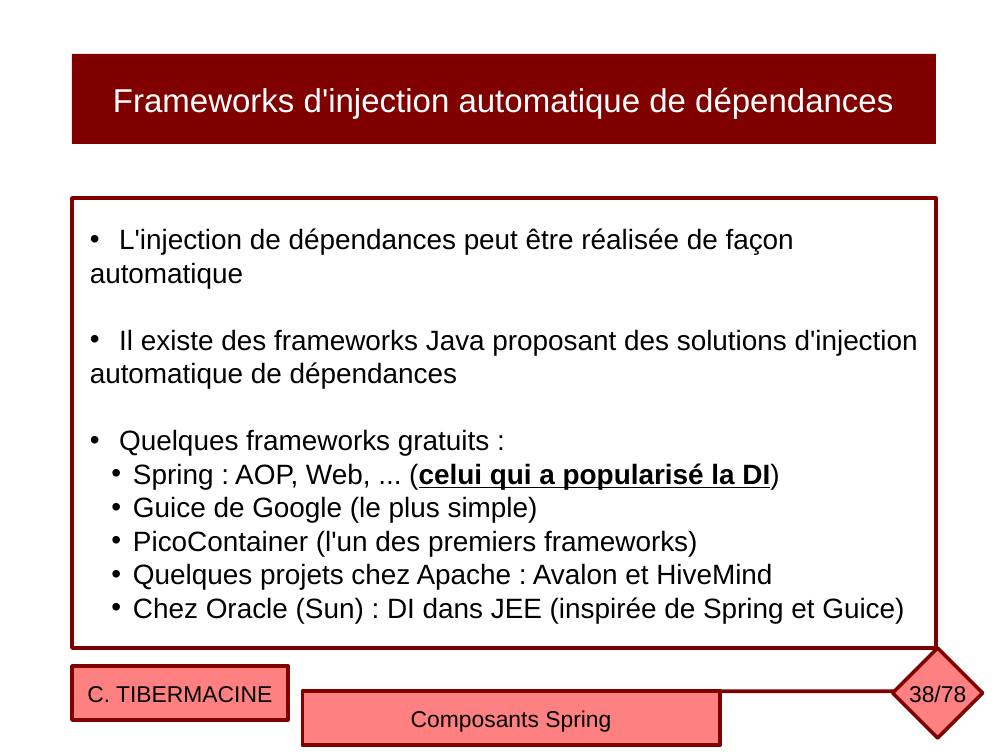
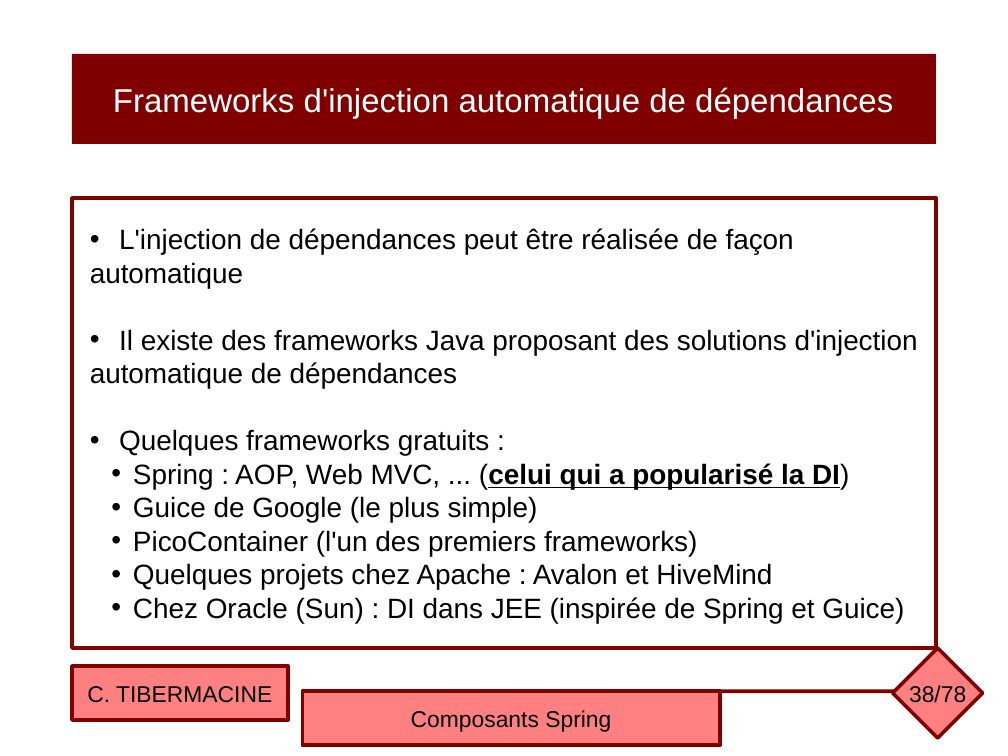
Before and after one commit to ctiber/composants, a slide deck: slide 38 of cours/cours2.odp. Drawn at 1008x756 pixels with LibreOffice and Linux fonts; fonts in the diff are those of the drawing. Boxes give left, top, right and bottom in pixels: in the first picture for what was removed or moved away, otherwise in the second. Text is boxed around its words. In the diff, an @@ line names an element or a change of style, - is before the commit and + after.

```diff
--- a/cours/cours2.odp
+++ b/cours/cours2.odp
@@ text in rectangle at [133,463,849,489]: text changed; bold off @@
-  • Spring : AOP, Web, ... (celui qui a popularisé la DI)
+  • Spring : AOP, Web MVC, ... (celui qui a popularisé la DI)
```
Also in this commit, not shown: 6 other slides changed, 1 other file.
